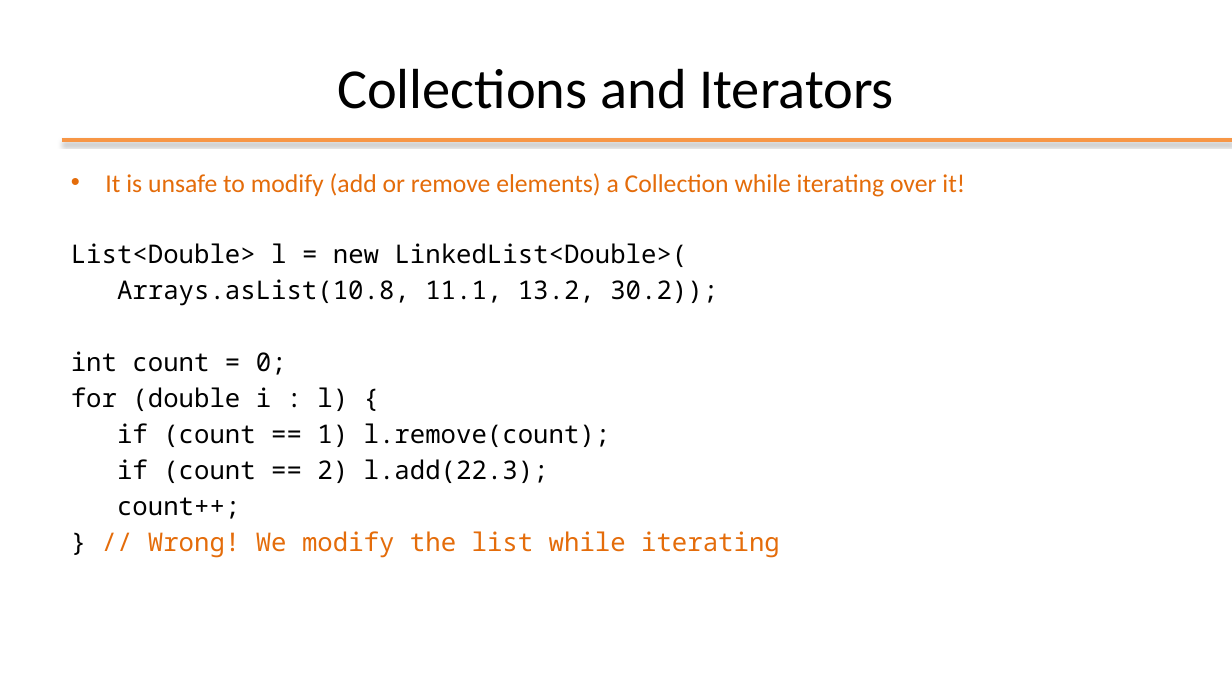
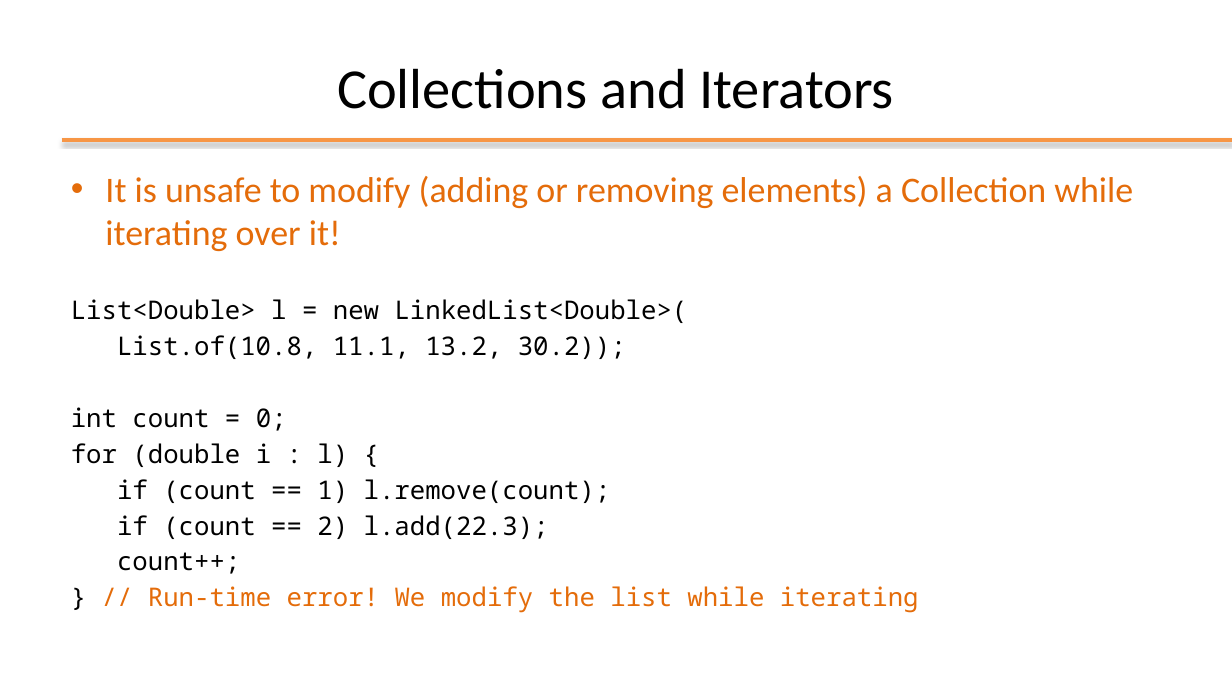
Before and after one commit to plctechnician/ooprogramming, a slide deck: slide 38 of java/slides/ppt/04 - Java Data Structures.pptx (slide 39 before the commit). Drawn at 1232x693 pixels with LibreOffice and Linux fonts; fonts in the diff are those of the drawing; background and template pictures are left out. Boxes give left, top, right and bottom in pixels: in the first picture for what was removed or moved away, otherwise in the second. Text is boxed around its words. In the diff, an @@ line names an element or a change of style, - is before the commit and + after.

```diff
--- a/java/slides/ppt/04 - Java Data Structures.pptx
+++ b/java/slides/ppt/04 - Java Data Structures.pptx
@@ text at (x1=105, y1=176, x2=1133, y2=251): text changed; size 20 to 28 pt @@
-• It is unsafe to modify (add or remove elements) a Collection while iterating over it!
+• It is unsafe to modify (adding or removing elements) a Collection while iterating over it!
@@ text at (x1=117, y1=335, x2=626, y2=359): text changed @@
-Arrays.asList(10.8, 11.1, 13.2, 30.2));
+List.of(10.8, 11.1, 13.2, 30.2));
@@ text at (x1=148, y1=586, x2=919, y2=613): text changed @@
-} // Wrong! We modify the list while iterating
+} // Run-time error! We modify the list while iterating
```
Also in this commit, not shown: 14 other slides changed, 6 slides removed, 1 other file.
